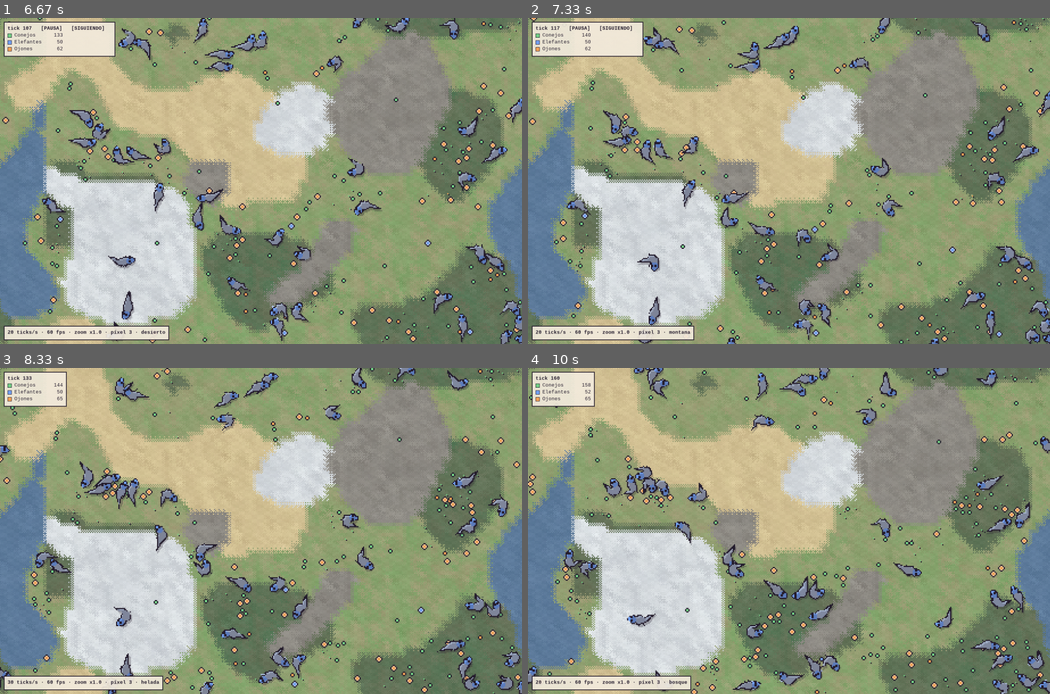
Above: before the commit, frames 1-4 (two rows, left to right).
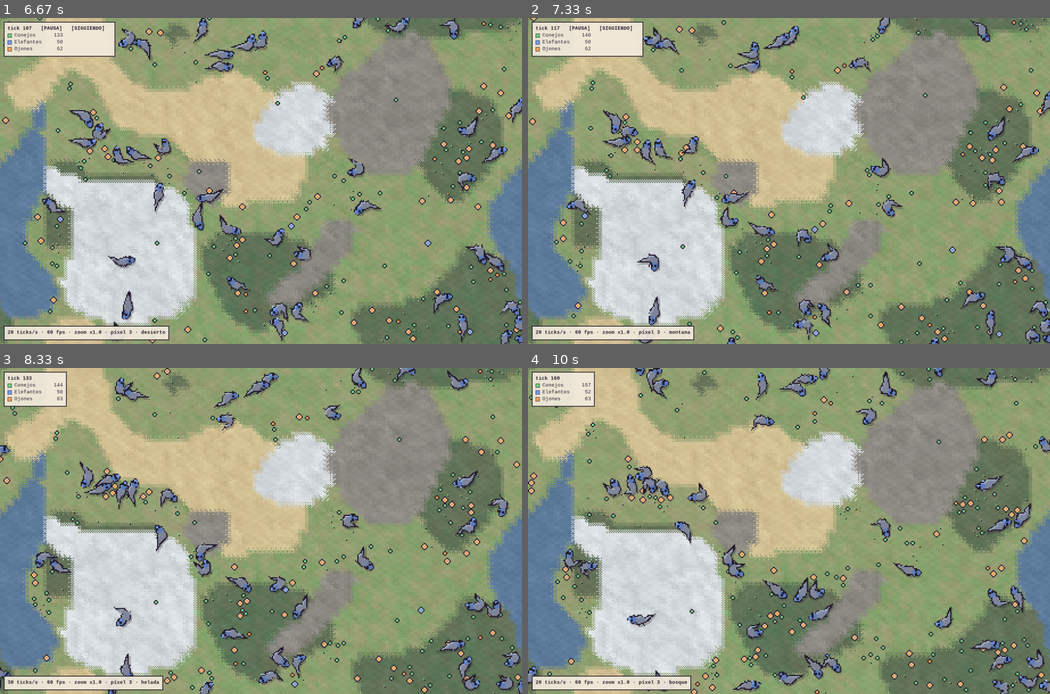
Above: after the commit, the same moments.

Repository: Edu-Rojas/EvoGame
Game: pygame game, started from viewer/__main__.py
Two runs of this game, one before a commit and one after it. Both use one fixed random seed, a clock stepped at 60 frames per second and the inputs below.
Inputs (mouse positions are in pixels of both pictures, inside the frame that each line leads up to):
- Up to frame 1 (6.67 s): press the mouse at (428, 171) at 0.37 s; move the mouse to (344, 187) at 0.47 s; release the mouse at (266, 203) at 0.6 s; hold Up 0.67-1.13 s; click (120, 190) at 0.75 s; hold Down 1.17-1.47 s; tap Space at 1.23, 1.57, 1.97, 2.37, 2.7, 3.03, 3.43, 3.83, 4.17, 4.5, 4.9, 5.3, 5.63, 5.97, 6.37 s; click (412, 203) at 1.25 s; hold Up 1.5-1.87 s; click (224, 194) at 1.58 s; hold Down 1.9-2.27 s; click (214, 295) at 1.98 s; hold Up 2.3-2.6 s; click (146, 282) at 2.38 s; hold Down 2.63-2.93 s; click (250, 298) at 2.72 s; hold Up 2.97-3.33 s; click (219, 73) at 3.05 s; hold Down 3.37-3.73 s; click (313, 249) at 3.45 s; hold Up 3.77-4.07 s; click (193, 295) at 3.85 s; hold Down 4.1-4.4 s; click (360, 86) at 4.18 s; tap F at 4.25, 5.38, 6.45 s; hold Up 4.43-4.8 s; click (161, 83) at 4.52 s; hold Down 4.83-5.2 s; click (83, 255) at 4.92 s; hold Up 5.23-5.53 s; click (240, 102) at 5.32 s; hold Down 5.57-5.87 s; click (354, 89) at 5.65 s; hold Up 5.9-6.27 s; click (318, 86) at 5.98 s; hold Down from 6.3 s (still down); click (229, 109) at 6.38 s
- Up to frame 2 (7.33 s): release Down at 6.67 s; hold Up 6.7-7 s; tap Space at 6.77, 7.1 s; click (909, 132) at 6.78 s; hold Down from 7.03 s (still down); click (940, 109) at 7.12 s
- Up to frame 3 (8.33 s): release Down at 7.33 s; hold Up 7.37-7.73 s; tap Space at 7.43, 7.83, 8.23 s; click (219, 619) at 7.45 s; tap F at 7.52 s; hold Down 7.77-8.13 s; click (318, 429) at 7.85 s; hold Up from 8.17 s (still down); click (167, 599) at 8.25 s
- Up to frame 4 (10 s): release Up at 8.47 s; hold Down 8.5-8.8 s; tap Space at 8.57, 8.9, 9.3, 9.7 s; click (721, 478) at 8.58 s; tap F at 8.65, 9.78 s; hold Up 8.83-9.2 s; click (616, 429) at 8.92 s; hold Down 9.23-9.6 s; click (820, 465) at 9.32 s; hold Up 9.63-9.93 s; click (768, 645) at 9.72 s; hold Down from 9.97 s (still down)

Frame 1 is identical in both runs. In frame 2, less than 0.1% of the frame differs, in the area x 86-91%, y 39-45%; in frame 3, less than 0.1%; in frame 4, 2.5%, in the area x 0-100%, y 0-100%.

Commit message:
Search mates in per-species trees of ready creatures
Mate search looked at the k nearest neighbours of any species and only
then filtered by species and readiness, so a creature surrounded by
another species missed mates within its radius: 34% of misses for the
majority species versus 66-74% for the minorities. The engine was
favouring the most numerous species. Mates are now searched in one
KD-tree per species built from ready creatures only, and creatures that
are not ready no longer look for mates. k_neighbors is gone from the
config.

Assisted-by: Claude Opus 5.5 (Anthropic)

Diff:
--- a/src/especies/config.py
+++ b/src/especies/config.py
@@ -179,10 +179,9 @@
     max_multiplier: float
     appetite_extra_at_max: float
     appetite_curve: float
-    k_neighbors: int
-
-    def __post_init__(self) -> None:
-        _positive(self, "base_radius", "k_neighbors", "appetite_curve")
+
+    def __post_init__(self) -> None:
+        _positive(self, "base_radius", "appetite_curve")
         _non_negative(self, "appetite_extra_at_max")
         _require(self.max_multiplier >= 1,
                  f"max_multiplier={self.max_multiplier} debe ser >= 1")
--- a/src/especies/data/default.toml
+++ b/src/especies/data/default.toml
@@ -121,8 +121,6 @@
 max_multiplier = 3.0         # detección 10 = 3 veces el radio base
 appetite_extra_at_max = 0.25 # detección 10 = +25% de gasto basal
 appetite_curve = 2.0         # forma de ese costo: 2 = proporcional al área que cubre la vista
-k_neighbors = 8              # vecinos que mira cada criatura al pensar
-
 [diet]
 exponent = 1.5   # >1 castiga a los omnívoros, <1 los favorece, 1 es neutro
 
--- a/src/especies/perception.py
+++ b/src/especies/perception.py
@@ -1,8 +1,10 @@
 """Percepción: qué ve cada criatura que piensa este tick.
 
-Comida: mira las celdas de pasto a su alrededor. Otras criaturas: KD-tree (SciPy,
-en C) con mundo toroidal (boxsize); cada una mira solo sus K vecinos más cercanos,
-así el costo por criatura queda acotado aunque haya miles.
+Comida: mira las celdas de pasto a su alrededor.
+Pareja: un KD-tree (SciPy, en C, mundo toroidal con boxsize) por especie, solo con
+las criaturas listas para aparearse. Así nadie "pierde de vista" a su pareja por
+estar rodeado de otra especie: buscar entre los K vecinos de cualquier especie
+favorecía a la especie más numerosa, y el motor no puede elegir quién gana.
 
 Detalle: `distance_upper_bound` de SciPy es UN número para todas las consultas,
 así que buscamos con el radio máximo y después filtramos con el radio de cada una.
@@ -31,30 +33,40 @@
     return np.where(has, picked, NO_TARGET)
 
 
-def perceive(w: World, thinkers: np.ndarray, ready: np.ndarray, tree: cKDTree,
-             tree_slots: np.ndarray) -> Perception:
-    cfg = w.cfg
-    k = cfg.detection.k_neighbors   # la config garantiza k >= 1
+def perceive(w: World, thinkers: np.ndarray, ready: np.ndarray) -> Perception:
     pos = w.pos[thinkers]
     # El bioma donde está el que mira cambia cuánto ve (en el bosque se ve menos)
     vis = w.terrain.visibility[w.terrain.cell_of(pos)]
-    r = (w.det_radius[thinkers] * vis)[:, None]
-    r_max = float(r.max())
+    r = w.det_radius[thinkers] * vis
 
     # --- comida: la mejor celda de pasto dentro del radio (más pasto, menos lejos) ---
-    food = _best_grass_cell(w, pos, r[:, 0])
+    food = _best_grass_cell(w, pos, r)
+    return Perception(food=food, mate=_nearest_ready_mate(w, thinkers, pos, r, ready))
 
-    # --- pareja: el adulto listo más cercano de la misma especie ---
-    d, j = tree.query(pos, k=k + 1, distance_upper_bound=r_max)  # +1 porque se ve a sí misma
-    ok = j < len(tree_slots)
-    nb = tree_slots[np.where(ok, j, 0)]
-    ok &= nb != thinkers[:, None]
-    ok &= d <= r
-    ok &= w.species[nb] == w.species[thinkers][:, None]
-    ok &= ready[nb]
-    mate = _first_valid(ok, nb)
 
-    return Perception(food=food, mate=mate)
+def _nearest_ready_mate(w: World, thinkers: np.ndarray, pos: np.ndarray, r: np.ndarray,
+                        ready: np.ndarray) -> np.ndarray:
+    """La pareja lista más cercana de la misma especie dentro del radio de cada una.
+
+    Solo buscan las que están listas. El bucle es por especie (pocas), no por criatura.
+    """
+    mate = np.full(len(thinkers), NO_TARGET, dtype=np.int64)
+    alive = w.alive_idx()
+    pool_all = alive[ready[alive]]
+    looking = ready[thinkers]
+    for sp in np.unique(w.species[thinkers[looking]]):
+        pool = pool_all[w.species[pool_all] == sp]
+        if len(pool) < 2:
+            continue
+        who = np.flatnonzero(looking & (w.species[thinkers] == sp))
+        tree = cKDTree(w.pos[pool], boxsize=w.size)
+        # k=2: la más cercana suele ser ella misma; la siguiente es la pareja
+        d, j = tree.query(pos[who], k=2, distance_upper_bound=float(r[who].max()))
+        found = j < len(pool)
+        nb = pool[np.where(found, j, 0)]
+        ok = found & (nb != thinkers[who][:, None]) & (d <= r[who][:, None])
+        mate[who] = _first_valid(ok, nb)
+    return mate
 
 
 def _best_grass_cell(w: World, pos: np.ndarray, radius: np.ndarray) -> np.ndarray:
--- a/src/especies/step.py
+++ b/src/especies/step.py
@@ -6,8 +6,6 @@
 aleatoriedad sale de w.rng. Por eso misma semilla = misma simulación.
 """
 from __future__ import annotations
-
-from scipy.spatial import cKDTree
 
 from .decision import decide, validate_targets
 from .metabolism import die, eat, regrow_grass, spend
@@ -26,9 +24,7 @@
     slots = w.alive_idx()
     thinkers = slots[(w.tick + slots) % w.cfg.sim.think_interval == 0]
     if len(thinkers) > 0:
-        # Árbol de criaturas: se reconstruye cada tick porque se mueven (es barato).
-        tree = cKDTree(w.pos[slots], boxsize=w.size)
-        p = perceive(w, thinkers, ready, tree, slots)
+        p = perceive(w, thinkers, ready)
         decide(w, thinkers, p, ready)
 
     move(w)
--- a/tests/test_perception.py
+++ b/tests/test_perception.py
@@ -1,14 +1,31 @@
 import numpy as np
-from scipy.spatial import cKDTree
 
 from especies.perception import perceive
 from especies.state import NO_TARGET
 
 
 def _perceive(w, ready):
-    slots = w.alive_idx()
-    tree = cKDTree(w.pos[slots], boxsize=w.size)
-    return perceive(w, slots, ready, tree, slots)
+    return perceive(w, w.alive_idx(), ready)
+
+
+def test_mate_is_found_behind_a_crowd_of_another_species(make_world):
+    """Regresión: buscar entre los K vecinos de cualquier especie dejaba ciega a la
+    minoría rodeada por otra especie (favorecía a la más numerosa)."""
+    n_other = 12
+    ring = 500.0 + 8.0 * np.stack([np.cos(np.linspace(0, 6.2, n_other)),
+                                   np.sin(np.linspace(0, 6.2, n_other))], axis=1)
+    pos = np.vstack([[[500.0, 500.0], [530.0, 500.0]], ring])
+    w = make_world(n=2 + n_other, species=[0, 0] + [1] * n_other, det_radius=200.0, pos=pos)
+    p = _perceive(w, w.alive.copy())
+    assert p.mate[0] == 1
+
+
+def test_unready_creatures_do_not_look_for_mates(make_world):
+    w = make_world(n=2, species=0, det_radius=100.0, pos=[[500.0, 500.0], [510.0, 500.0]])
+    ready = w.alive.copy()
+    ready[0] = False
+    p = _perceive(w, ready)
+    assert p.mate[0] == NO_TARGET
 
 
 def test_mate_is_nearest_ready_same_species_and_never_itself(make_world):
